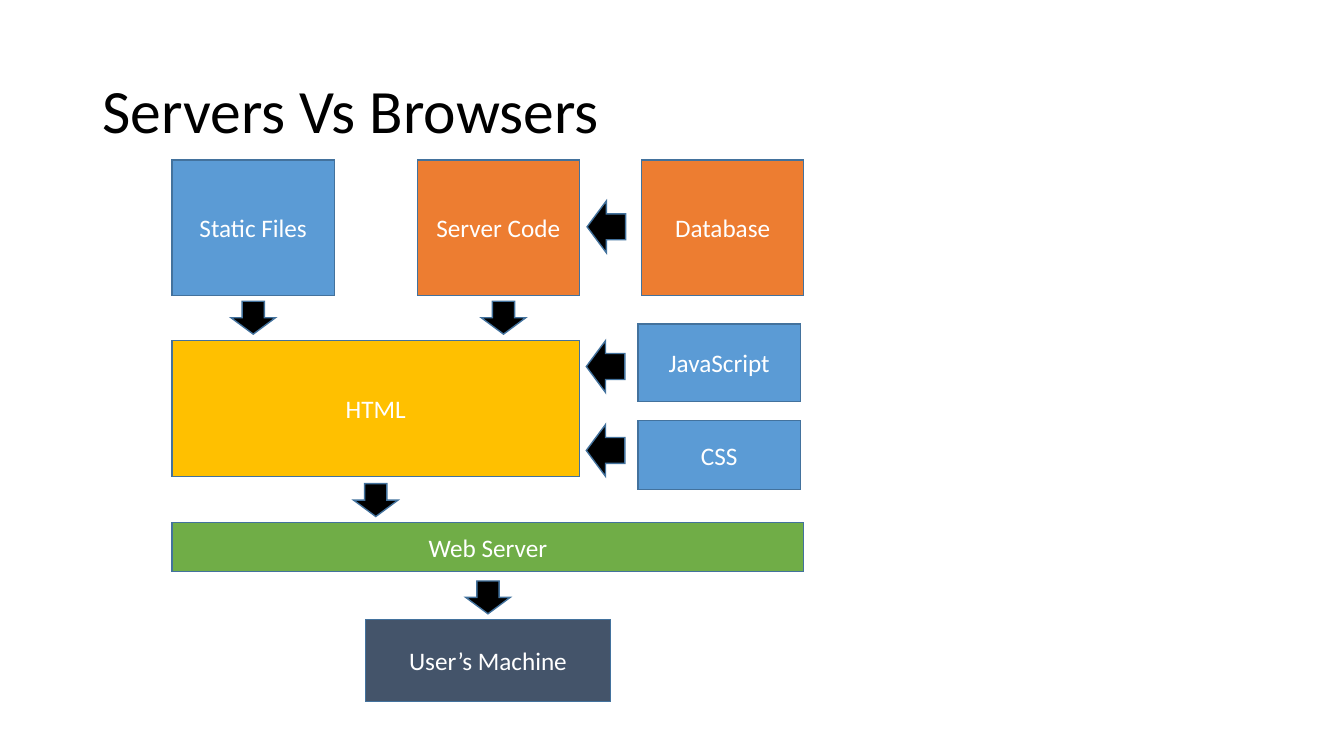
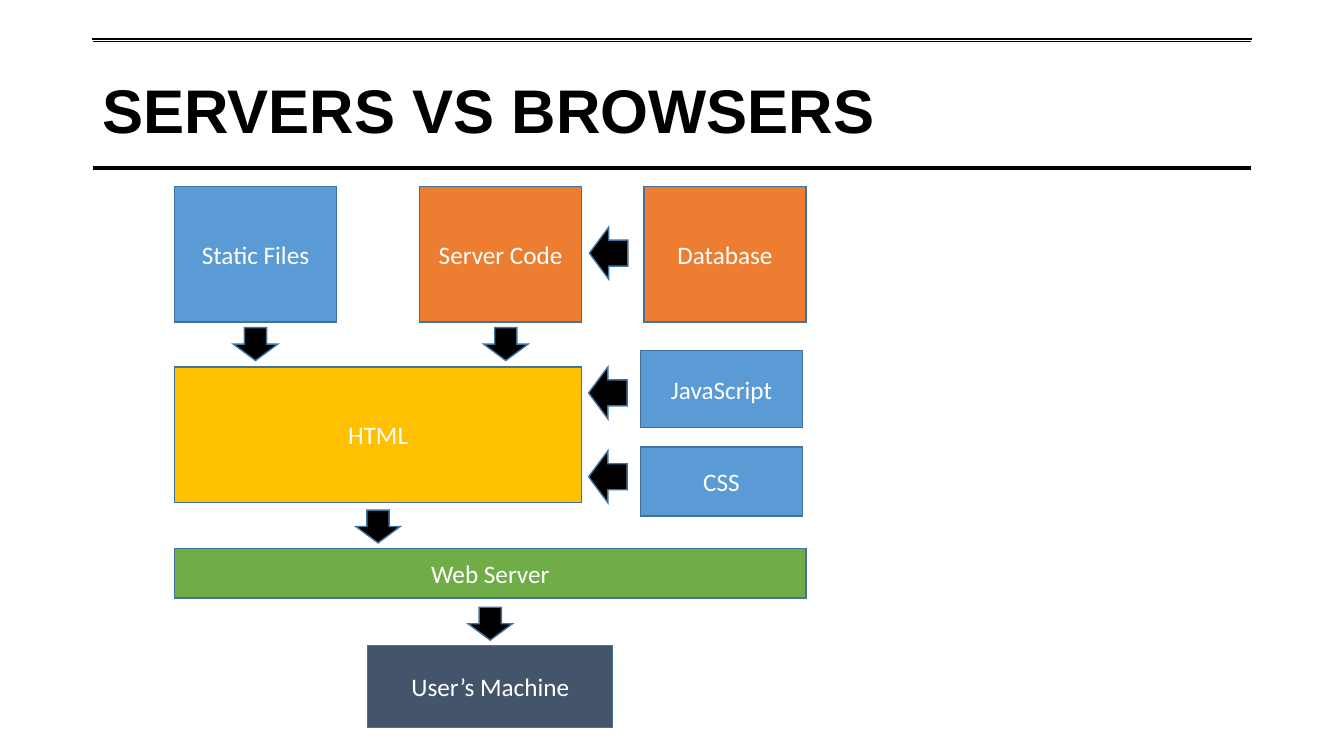
Before and after one commit to lipsitzm/PFNP, a slide deck: slide 29 of PFNP Single Day.pptx (slide 27 before the commit). Drawn at 1344x756 pixels with LibreOffice and Linux fonts; fonts in the diff are those of the drawing; background and template pictures are left out. Boxes give left, top, right and bottom in pixels: in the first picture for what was removed or moved away, otherwise in the second. Text is boxed around its words. In the diff, an @@ line names an element or a change of style, - is before the commit and + after.

```diff
--- a/PFNP Single Day.pptx
+++ b/PFNP Single Day.pptx
@@ title "SERVERS VS BROWSERS": place and size @@
-title "SERVERS VS BROWSERS" at bbox=[102, 93, 599, 134]
+title "SERVERS VS BROWSERS" at bbox=[93, 40, 1252, 187]
@@ title "SERVERS VS BROWSERS" at bbox=[93, 40, 1252, 187]: outline none to #FFFFFF 0.75 pt @@
@@ line added from (93, 40) to (1252, 40), #000000 3 pt @@
@@ title at bbox=[102, 90, 875, 134]: text changed; font Calibri to Arial; bold on @@
-Servers Vs Browsers
+SERVERS VS BROWSERS
@@ line added from (93, 168) to (1252, 168), #000000 3 pt @@
@@ left arrow: place and size @@
-left arrow at bbox=[587, 201, 625, 252]
+left arrow at bbox=[590, 227, 628, 278]
@@ 8 rectangles, 4 down arrows, 2 left arrows: place and size @@
-8 rectangles, 4 down arrows, 2 left arrows at bbox=[172, 160, 805, 701]
+8 rectangles, 4 down arrows, 2 left arrows at bbox=[174, 187, 807, 728]
```
Also in this commit, not shown: 112 other slides changed, 11 slides added.
